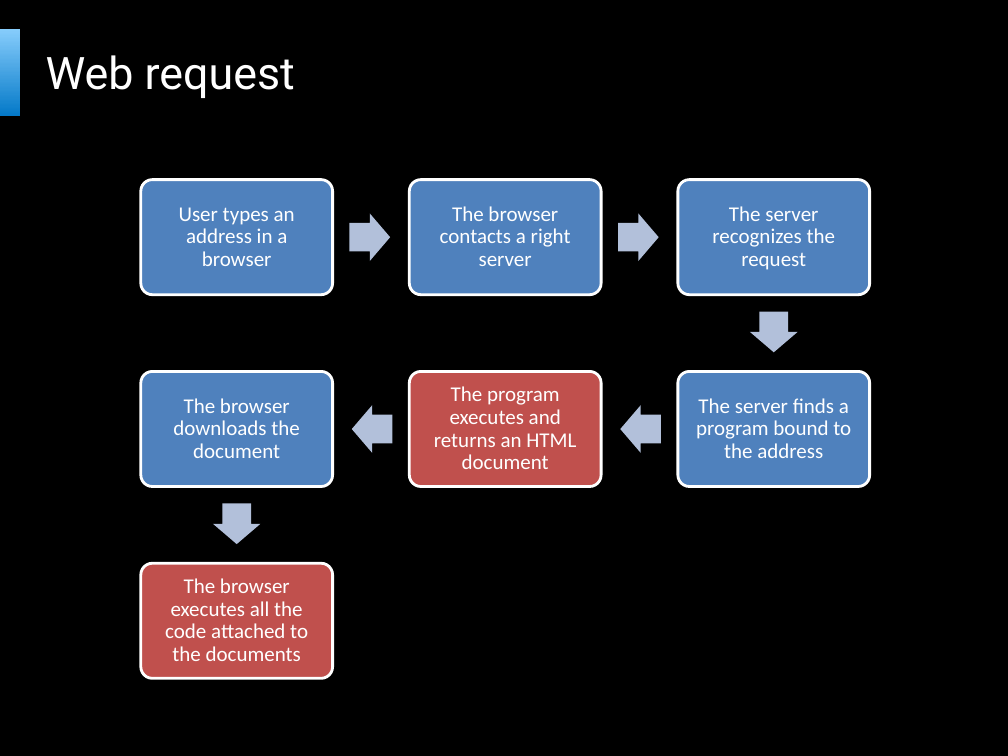
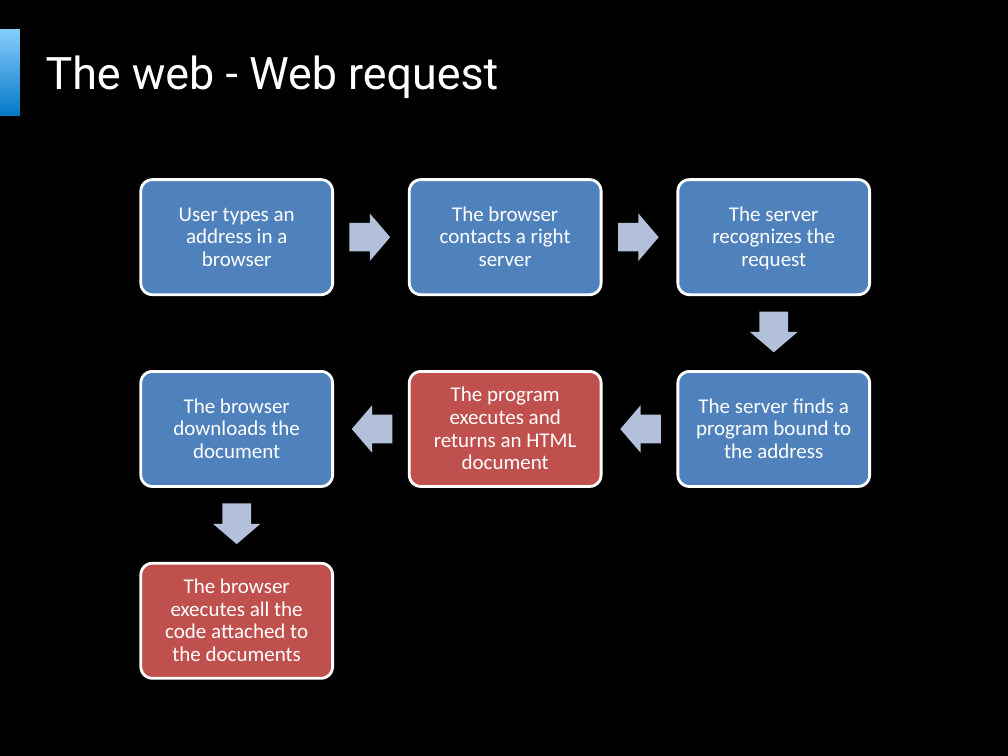
Before and after one commit to bartekwasielak/Presentation, a slide deck: slide 15 of Programming Made Easy.pptx (slide 16 before the commit). Drawn at 1008x756 pixels with LibreOffice and Linux fonts; fonts in the diff are those of the drawing; background and template pictures are left out. Boxes give left, top, right and bottom in pixels: in the first picture for what was removed or moved away, otherwise in the second. Text is boxed around its words. In the diff, an @@ line names an element or a change of style, - is before the commit and + after.

```diff
--- a/Programming Made Easy.pptx
+++ b/Programming Made Easy.pptx
@@ title at <box>46,55,498,98</box>: text changed @@
-Web request
+The web - Web request
```
Also in this commit, not shown: 2 slides added, 1 slide removed, 1 other file.
